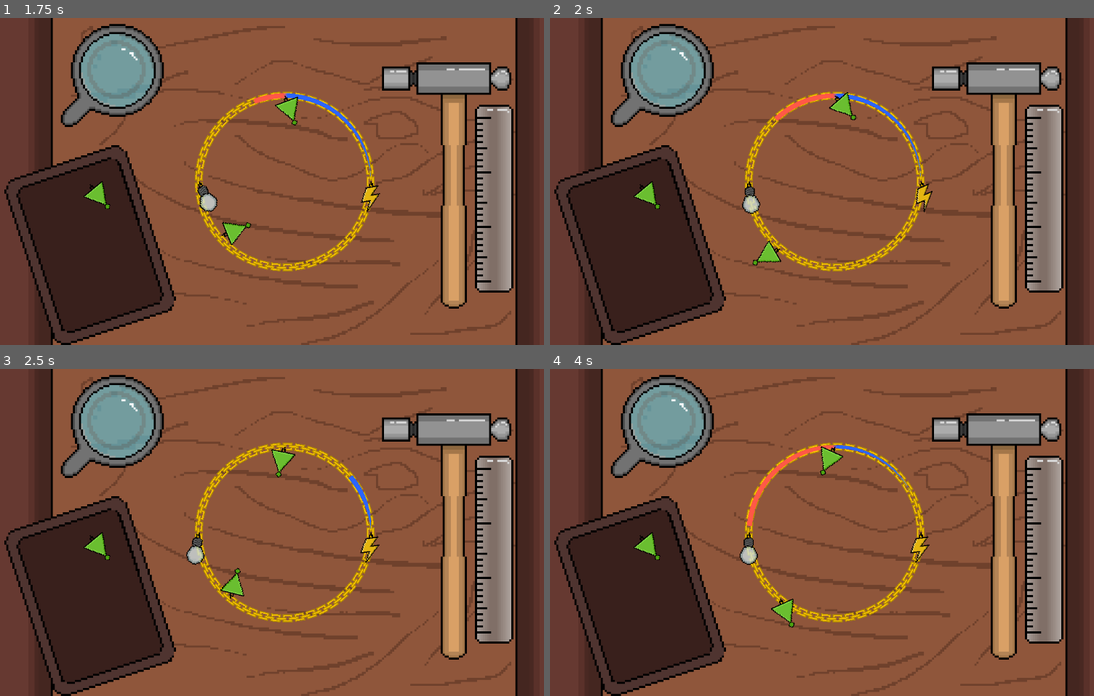
Above: before the commit, frames 1-4 (two rows, left to right).
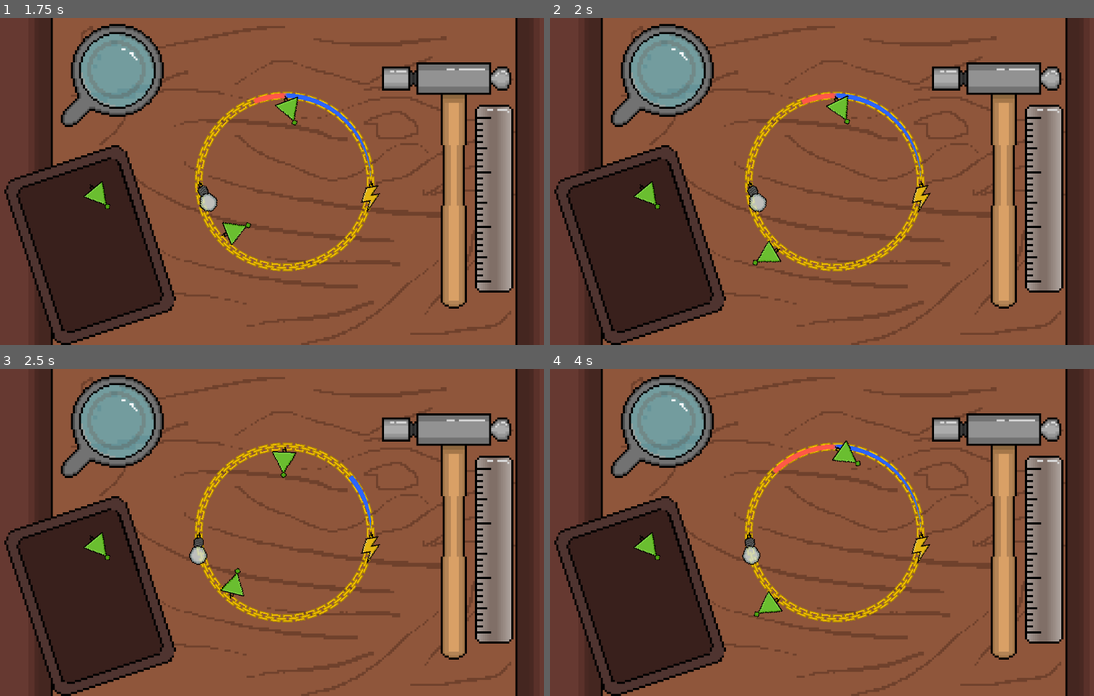
Above: after the commit, the same moments.

Repository: triangle-int/logi-charm
Game: Godot game, scene res://scenes/game.tscn
Two runs of this game, one before a commit and one after it. Both use one fixed random seed, a clock stepped at 60 frames per second and the inputs below.
Inputs (mouse positions are in pixels of both pictures, inside the frame that each line leads up to):
- Up to frame 1 (1.75 s): tap Enter (ui_accept) at 0.5 s; drag from (272, 109) to (97, 197) at 0.52 s; drag from (97, 197) to (255, 246) at 1.27 s
- Up to frame 2 (2 s): no input
- Up to frame 3 (2.5 s): move the mouse to (212, 604) at 2.02 s; hold Enter (ui_accept) from 2.03 s (still down); click (212, 604) at 2.17 s
- Up to frame 4 (4 s): release Enter (ui_accept) at 2.75 s; drag from (805, 597) to (658, 483) at 2.77 s; move the mouse to (1006, 581) at 3.52 s; hold Enter (ui_accept) from 3.53 s (still down); click (1006, 581) at 3.67 s

Frame 1 is identical in both runs. In frame 2, 0.7% of the frame differs, in the area x 35-71%, y 22-60%; in frame 3, 0.4%; in frame 4, 1.3%, in the area x 34-70%, y 21-80%.

Commit message:
Time freeze simulation

Diff:
--- a/scenes/components/and_component.tscn
+++ b/scenes/components/and_component.tscn
@@ -35,6 +35,7 @@
 [node name="RigidBody2D" type="RigidBody2D" parent="."]
 rotation = 0.785398
 collision_mask = 0
+input_pickable = true
 angular_damp = 5.0
 
 [node name="Sprite2D" type="Sprite2D" parent="RigidBody2D"]
@@ -112,3 +113,5 @@
 [node name="CollisionShape2D" type="CollisionShape2D" parent="RigidBody2D"]
 position = Vector2(0, 35)
 shape = SubResource("RectangleShape2D_55004")
+
+[connection signal="input_event" from="RigidBody2D" to="." method="_on_input_event"]
--- a/scenes/components/end_component.tscn
+++ b/scenes/components/end_component.tscn
@@ -31,6 +31,7 @@
 
 [node name="RigidBody2D" type="RigidBody2D" parent="."]
 collision_mask = 0
+input_pickable = true
 angular_damp = 5.0
 
 [node name="Sprite2D" type="Sprite2D" parent="RigidBody2D"]
@@ -43,3 +44,5 @@
 [node name="CollisionShape2D" type="CollisionShape2D" parent="RigidBody2D"]
 position = Vector2(-1, 32)
 shape = SubResource("RectangleShape2D_ak3f0")
+
+[connection signal="input_event" from="RigidBody2D" to="." method="_on_input_event"]
--- a/scenes/components/init_component.tscn
+++ b/scenes/components/init_component.tscn
@@ -31,6 +31,7 @@
 
 [node name="RigidBody2D" type="RigidBody2D" parent="."]
 collision_mask = 0
+input_pickable = true
 angular_damp = 5.0
 
 [node name="Sprite2D" type="Sprite2D" parent="RigidBody2D"]
@@ -42,3 +43,5 @@
 [node name="CollisionShape2D" type="CollisionShape2D" parent="RigidBody2D"]
 position = Vector2(-6.78513, 33.867)
 shape = SubResource("RectangleShape2D_hvkp5")
+
+[connection signal="input_event" from="RigidBody2D" to="." method="_on_input_event"]
--- a/scenes/components/or_component.tscn
+++ b/scenes/components/or_component.tscn
@@ -34,6 +34,7 @@
 
 [node name="RigidBody2D" type="RigidBody2D" parent="."]
 collision_mask = 0
+input_pickable = true
 angular_damp = 5.0
 
 [node name="Sprite2D" type="Sprite2D" parent="RigidBody2D"]
@@ -110,3 +111,5 @@
 [node name="CollisionShape2D" type="CollisionShape2D" parent="RigidBody2D"]
 position = Vector2(0, 35)
 shape = SubResource("RectangleShape2D_a84af")
+
+[connection signal="input_event" from="RigidBody2D" to="." method="_on_input_event"]
--- a/scenes/components/swap_component.tscn
+++ b/scenes/components/swap_component.tscn
@@ -31,6 +31,7 @@
 
 [node name="RigidBody2D" type="RigidBody2D" parent="."]
 collision_mask = 0
+input_pickable = true
 angular_damp = 3.0
 
 [node name="Sprite2D" type="Sprite2D" parent="RigidBody2D"]
@@ -43,3 +44,5 @@
 [node name="CollisionShape2D" type="CollisionShape2D" parent="RigidBody2D"]
 position = Vector2(-1, 16)
 shape = SubResource("RectangleShape2D_qs243")
+
+[connection signal="input_event" from="RigidBody2D" to="." method="_on_input_event"]
--- a/scripts/components/base_component.gd
+++ b/scripts/components/base_component.gd
@@ -2,6 +2,7 @@
 
 extends Node2D
 
+@export var locked: bool
 @export_range(0, TAU) var angle: float
 @export var attached_to: int
 @export var width: int
@@ -13,7 +14,7 @@
 
 var memory: Dictionary = {}
 
-func _ready():
+func _prepare_for_simulation():
 	if memory_view != null:
 		memory_view.set_angle(angle)
 
@@ -21,6 +22,12 @@
 		func():
 			for ring in range(width):
 				set_memory(ring, false)
+			rigid_body_2d.freeze = false
+	)
+
+	ComponentsSignals.simulation_stopped.connect(
+		func():
+			rigid_body_2d.freeze = true
 	)
 
 func receive_signal(index: int, high: bool):
@@ -57,8 +64,10 @@
 func set_body_rotation(new_angle: float):
 	rigid_body_2d.rotation = new_angle
 
-func _on_input_event(viewport, event, shape_idx):
+func _on_input_event(_viewport, event, _shape_idx):
 	if event is InputEventMouseButton and event.pressed and event.button_index == MOUSE_BUTTON_RIGHT:
+		if locked:
+			return
 		print("Removing component ", name)
 		ComponentsSignals.stop_simulation()
 		ComponentsSignals.detach_component(self)
--- a/scripts/components/end_component.gd
+++ b/scripts/components/end_component.gd
@@ -16,8 +16,11 @@
 func _ready():
 	sprite_2d.frame = 1
 
+func _prepare_for_simulation():
+	super()
 	ComponentsSignals.simulation_started.connect(
 		func():
+			sprite_2d.frame = 1
 			is_activated = false
 			last_index = 0
 	)
--- a/scripts/components/init_component.gd
+++ b/scripts/components/init_component.gd
@@ -3,7 +3,8 @@
 @export var start_index: int
 @export var start_high: bool
 
-func _ready():
+func _prepare_for_simulation():
+	super()
 	ComponentsSignals.simulation_started.connect(
 		func(): send_signal(start_index, start_high)
 	)
--- a/scripts/components/rotatable_component.gd
+++ b/scripts/components/rotatable_component.gd
@@ -4,9 +4,8 @@
 
 @onready var sprite_2d: Sprite2D = $RigidBody2D/Sprite2D
 
-func _ready():
+func _prepare_for_simulation():
 	super()
-
 	var index = floori(((angle + PI / 4) / TAU) * 4) % 4
 	var frame = {0: 0, 1: 3, 2: 1, 3: 2}[index]
 	sprite_2d.frame = frame
--- a/scripts/pointer.gd
+++ b/scripts/pointer.gd
@@ -14,11 +14,16 @@
 
 func _ready():
 	ComponentsSignals.simulation_started.connect(_on_started)
+	ComponentsSignals.simulation_stopped.connect(_on_stopped)
 	ComponentsSignals.signal_out.connect(_on_signal_out)
 
 func _on_started():
 	clear_points()
 	queue = []
+
+func _on_stopped():
+	if tween:
+		tween.kill()
 
 func _on_signal_out(index: int, high: bool, from_angle: float, to_angle: float):
 	to_angle = to_angle if to_angle > from_angle else to_angle + TAU
--- a/scripts/signal_manager.gd
+++ b/scripts/signal_manager.gd
@@ -4,6 +4,7 @@
 
 signal signal_out(index: int, high: bool, angle_start: float, angle_end: float)
 signal simulation_started
+signal simulation_stopped
 
 const SIGNAL_SPEED = PI / 2
 
@@ -21,6 +22,7 @@
 
 	timers = []
 	is_simulating = false
+	simulation_stopped.emit()
 
 func send_signal(index: int, high: bool, from: BaseComponent):
 	if not is_simulating:
@@ -62,6 +64,7 @@
 
 func attach_component(component: BaseComponent):
 	components.append(component)
+	component._prepare_for_simulation()
 
 func detach_all_components():
 	components = []
